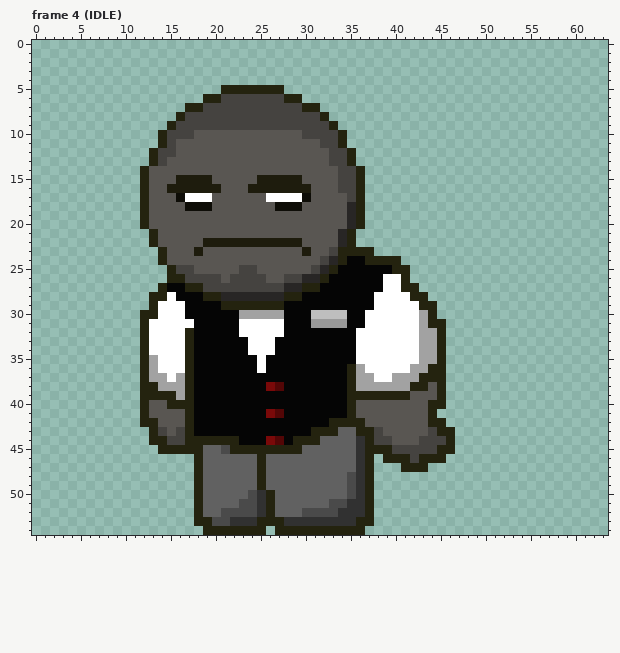
Two states of a pixel-art file, assets/Enemies/receptionist.aseprite. This is how it looked before the edit.
64x55 pixels, 19 frames. Colours within 5 levels of each other are drawn and written as one. Shown: frame 4 (IDLE). The commit also changed other frames, which this record leaves out.
New version:
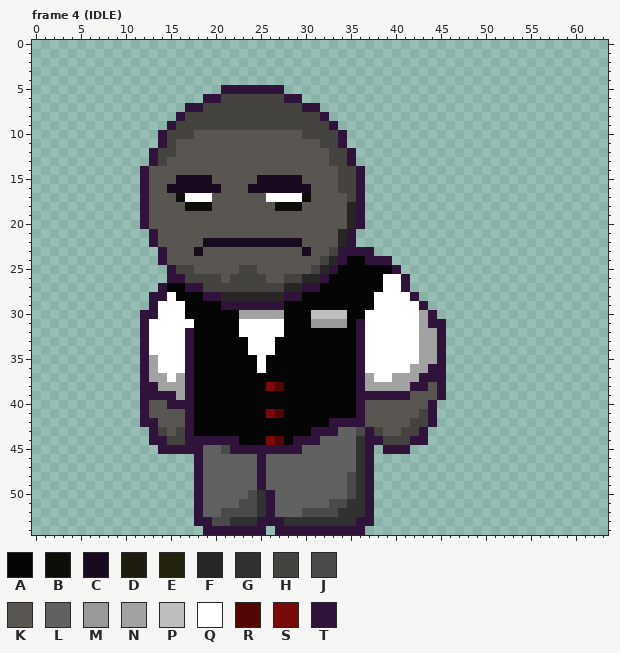
Palette (. is transparent): A #050505  B #0e0d07  C #190a1f  D #1e1c0d  E #24230f  F #282625  G #313131  H #454340  J #4a4a4a  K #595652  L #616161  M #999999  N #a2a2a2  P #bebebe  Q #ffffff  R #530606  S #7a0909  T #30133b
Change:
Changed rows in their new state; - is an unchanged pixel.
Frame 4 (IDLE), layers "HEAD", "BODY", ":EGS":
first column x 12:
 5 ---------TTTTTTT-------------------
 6 -------TT-------TT-----------------
 7 -----TT-----------TT---------------
 8 ----T---------------T--------------
 9 ---T-----------------T-------------
10 --T-------------------T------------
11 --T-------------------T------------
12 -T---------------------T-----------
13 -T---------------------T-----------
14 T-----------------------T----------
15 T---CCCC-----CCCCC------T----------
16 T--CCCCCC---CCCCCCC-----T----------
17 T-----------------------T----------
18 T-----------------------T----------
19 T-----------------------T----------
20 T-----------------------T----------
21 -T---------------------T-----------
22 -T-----CCCCCCCCCCC-----T-----------
23 --T---C-----------C---TTTT---------
24 --T-------------------T--TTT.------
25 ---T-----------------T------T.-----
26 ---TT---------------T--------T-----
27 --T--TT-----------TT---------T.----
28 -TT----TT-------TT------------T.---
29 -T-------TTTTTTT---------------T.--
30 TT------------------------------T--
31 T-----------------------T-------TT-
32 T----T------------------T--------T-
33 T----T------------------T--------T-
34 T----T------------------T--------T-
35 T----T------------------T--------T-
36 T----T-----------------AT-------TT-
37 T----T-----------------AT------TTT-
38 TT---T-----------------AT-----TT-T-
39 TTTT-T-----------------ATTTTTT---T-
40 T--TTT-----------------AT-------T.-
41 T----T-----------------AT------HT--
42 TT---T---------------TTTT-----HHT.-
43 -T---T-------------TTT--JT---HHT...
44 -TT--TTTTTT------TTT-----TT-HHTT...
45 --TTTTT---TTTTTTTT-------T.TTT.....
46 ------T------T-----------T-.......-
47 ------T------T-----------T---...---
48 ------T------T-----------T---------
49 ------T------T-----------T---------
50 ------T-------T----------T---------
51 ------T-------T----------T---------
52 ------T-------T----------T---------
53 ------TT-----TTT--------TT---------
54 -------TTTTTTT-TTTTTTTTTT----------
Changed places in both pictures, as pixel boxes (x1, y1, x2, y2):
changed: (140, 85, 455, 535)
